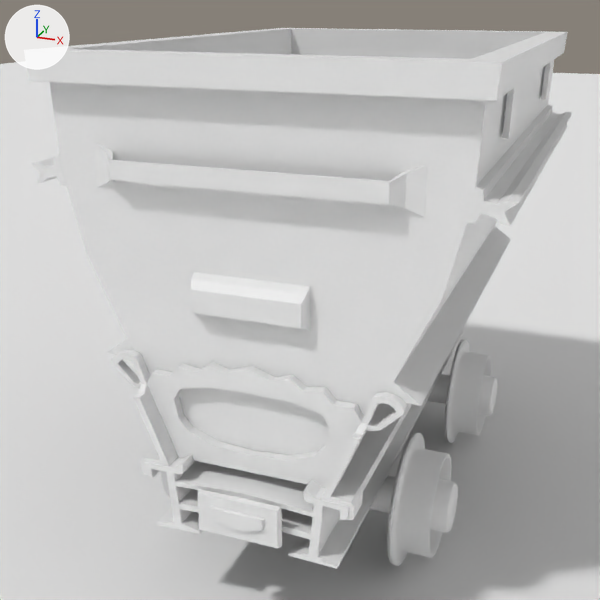
Before and after pictures for a commit that changed the Blender file oldgoldmine-scene/Cart/cart.blend.
Both versions are drawn from a camera (50 mm lens) standing at (1.9, -5.97, 2.07) and looking at (-0.32, -0.2, -0.18). Every picture has the same lights, and +X, +Y and +Z are marked at upper left.

The first picture shows 'Axes', 'Back wheels', 'Back wheels.001', 'Body', 'Chassis', 'Lower handels', 'Lower metal bar', 'Plane', 'Suspensions', 'Upper handles', 'Upper metal bar', 'Upper metal plates'.
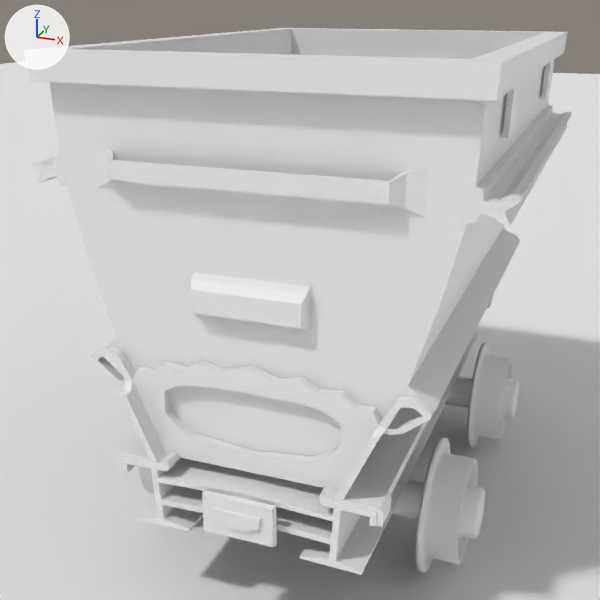
The change, as a diff of the scene's bpy script:
```diff
--- a/oldgoldmine-scene/Cart/cart.blend.py
+++ b/oldgoldmine-scene/Cart/cart.blend.py
@@ me_body @@
 me_body.from_pydata(...)  # 39 vertices, 39 faces; spans x 0.0..1.22, y -0.94..0.71, z 0.0..1.54
 # used by ob_body; location = (0.0, 0.0, 0.75); rotation_euler = (1.571, 0.0, 0.0), in degrees (90, 0, 0); scale = (1.1, 1.47, 1.25)
+# me_body part 1: all 12 vertices in x 0.32..0.79, y -0.88..-0.49, z 0.0..1.46 are scaled about the mesh origin by (1.1, 1, 1)
@@ me_chassis @@
 me_chassis.from_pydata(...)  # 102 vertices, 92 faces; spans x 0.0..0.9, y -2.1..0.0, z -1.36..1.54
 # used by ob_chassis; parent = ob_body; location = (0.0, 0.0, -0.921); scale = (0.685, 1.01, 0.172)
+# me_chassis part 2: 54 of 102 vertices moved; they spanned x 0.12..0.84, y -2.1..0.0, z -1.04..1.3 and now span x 0.08..0.86, y -2.1..0.0, z -1.02..1.29; mean shift (-0.03, 0.0, 0.0); largest move (0.37, -2.05, -0.79) -> (0.26, -2.05, -0.79)
@@ me_circle @@
 # used by ob_suspensions; parent = ob_chassis; location = (0.0, 0.0, -0.824); rotation_euler = (1.571, 0.0, 0.0), in degrees (90, 0, 0)
-me_circle.from_pydata(...)  # 118 vertices, 90 faces; spans x 0.0..0.87, y -0.03..1.0, z 0.0..2.01
+me_circle.from_pydata(...)  # 118 vertices, 91 faces; spans x 0.0..0.8, y -0.03..1.0, z 0.0..2.01
+# me_circle part 3
+# 6 vertices are removed from x 0.46..0.67, y 0.11..0.67, z 1.83..2.01
+# 20 faces are deleted
+# 20 vertices in x 0.62..0.8, y 0.67..0.97, z 1.83..1.89 move by (-0.05, 0.0, 0.0)
+# 12 vertices in x 0.67..0.86, y 0.67..0.93, z 1.83..1.89 move by (-0.06, 0.0, 0.0)
+# 6 vertices in x 0.6..0.72, y 0.83..0.95, z 1.83..1.89 move by (-0.04, 0.0, 0.0)
+# 3 vertices in x 0.25..0.46, y 0.11..0.79, z 1.83..2.01 move by (-0.03, 0.0, 0.0)
+# 3 vertices in x 0.57, y -0.03, z 1.83..2.01 move by (0.02, 0.0, 0.0)
+# 3 vertices in x 0.38, y 0.37, z 0.0..1.89 move by (-0.02, 0.02, 0.0)
+# 19 vertices move from x 0.23..0.87, y 0.21..0.89, z 0.0..2.01 to x 0.28..0.8, y 0.23..0.89, z 0.0..2.01
+# 6 vertices are added at (0.44, 0.14, 1.83), (0.44, 0.14, 1.89), (0.44, 0.14, 2.01), (0.43, 0.11, 1.83), (0.43, 0.11, 1.89), (0.57, 0.68, 1.95)
+# 21 new faces join them
@@ ob_lower_metal_bar @@
 ob_lower_metal_bar.matrix_parent_inverse = Matrix(((1.0, 0.0, 0.0, 0.0), (0.0, 0.0, 0.681, -0.511), (0.0, -0.799, 0.0, 0.0), (0.0, 0.0, 0.0, 1.0)))
-ob_lower_metal_bar.location = (0.817, -1.829, -0.0465)
+ob_lower_metal_bar.location = (0.891, -1.829, -0.0591)
 ob_lower_metal_bar.rotation_euler = (1.571, 0.445, 0.0)  # degrees (90, 25, 0)
@@ ob_chassis @@
 ob_chassis.location = (0.0, 0.0, -0.921)
-ob_chassis.scale = (0.685, 1.01, 0.172)
+ob_chassis.scale = (0.857, 1.01, 0.172)
 _m = ob_chassis.modifiers.new('Mirror', 'MIRROR')
@@ ob_back_wheels @@
 ob_back_wheels.matrix_parent_inverse = Matrix(((0.0, 0.0, -9.254, -11.71), (0.0, 7.224, 0.0, 6.679), (1.086, 0.0, 0.0, 0.0), (0.0, 0.0, 0.0, 1.0)))
-ob_back_wheels.location = (0.906, -0.925, -1.297)
+ob_back_wheels.location = (0.879, -0.925, -1.297)
 ob_back_wheels.rotation_euler = (0.0, 1.571, 0.0)  # degrees (0, 90, 0)
-ob_back_wheels.scale = (0.471, 0.471, 0.144)
+ob_back_wheels.scale = (0.471, 0.471, 0.115)
 _m = ob_back_wheels.modifiers.new('Mirror', 'MIRROR')
```

What differs and where, as boxes [x1, y1, x2, y2] in the pictures (600 x 600 px; the box of a moved part takes in the faces that stretch with it):
'Body', reshaped
    before: [24, 28, 568, 455]
    after: [24, 28, 568, 456]
'Chassis', reshaped, rescaled (12% wider)
    before: [144, 330, 464, 569]
    after: [121, 331, 479, 575]
'Suspensions', reshaped, rescaled
    before: [111, 350, 407, 520]
    after: [91, 232, 520, 527]
'Back wheels', reshaped, rescaled, moved (16% wider)
    before: [161, 433, 458, 566]
    after: [139, 437, 485, 572]
'Lower metal bar', reshaped, moved
    before: [107, 226, 511, 406]
    after: [105, 227, 519, 411]
'Back wheels.001', reshaped, rescaled
    before: [445, 340, 497, 443]
    after: [467, 343, 519, 447]
'Axes', rescaled
    before: [369, 374, 450, 514]
    after: [392, 376, 472, 520]
part 1 of me_body, moved or reshaped
    before: [50, 47, 497, 455]
    after: [50, 47, 504, 456]
part 2 of me_chassis, moved or reshaped
    before: [144, 455, 349, 566]
    after: [124, 452, 377, 573]
